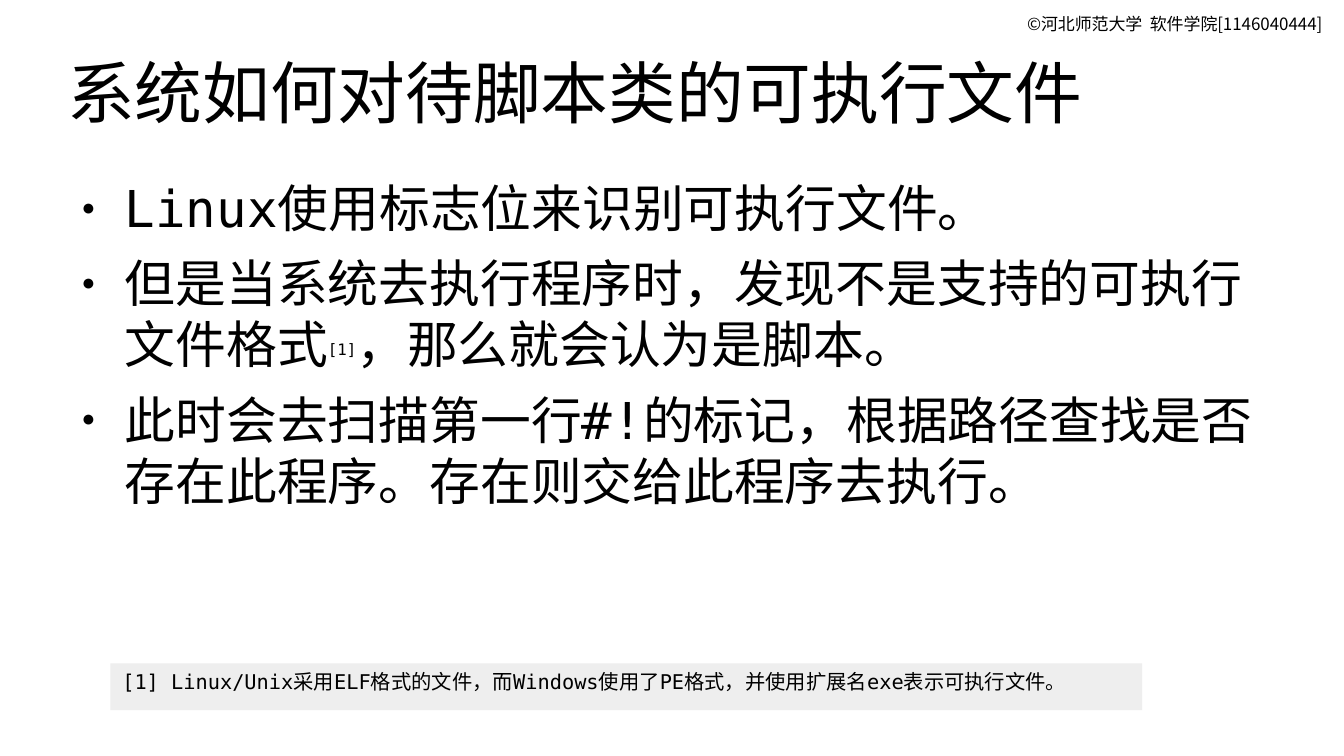
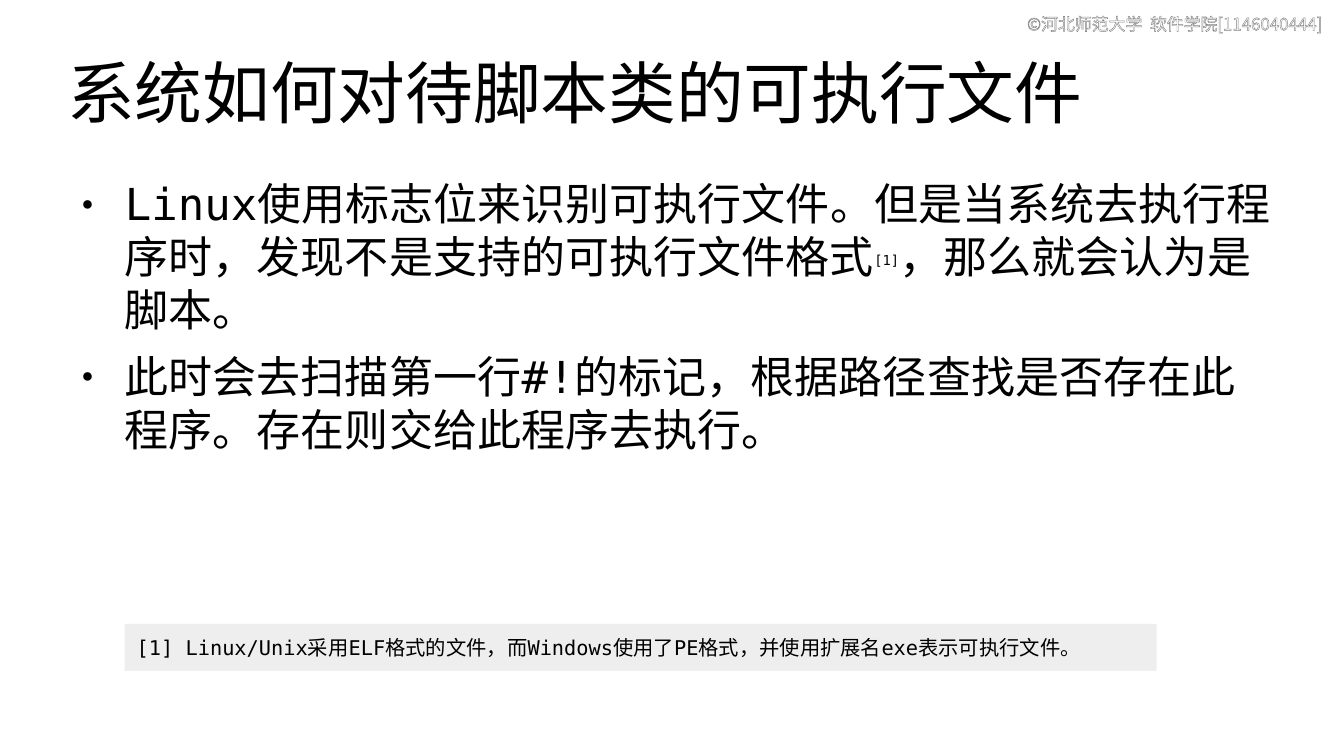
Before and after one commit to master-genius/linux-system, a slide deck: slide 8 of materials/slides/ch11-shell-script.odp (slide 7 before the commit). Drawn at 1344x756 pixels with LibreOffice and Linux fonts; fonts in the diff are those of the drawing. Boxes give left, top, right and bottom in pixels: in the first picture for what was removed or moved away, otherwise in the second. Text is boxed around its words. In the diff, an @@ line names an element or a change of style, - is before the commit and + after.

```diff
--- a/materials/slides/ch11-shell-script.odp
+++ b/materials/slides/ch11-shell-script.odp
@@ text "©河北师范大学 软件学院[1146040444]" at (x1=1027, y1=16, x2=1322, y2=34): text colour #000000 to #FFFFFF, letter outline none to #808080 0.75 pt @@
@@ text at (x1=125, y1=185, x2=1271, y2=330): text changed; size 30 to 26 pt @@
-● Linux使用标志位来识别可执行文件。
-● 但是当系统去执行程序时，发现不是支持的可执行文件格式[1]，那么就会认为是脚本。
+● Linux使用标志位来识别可执行文件。但是当系统去执行程序时，发现不是支持的可执行文件格式[1]，那么就会认为是脚本。
@@ text at (x1=125, y1=356, x2=1235, y2=450): size 30 to 26 pt in "此时会去扫描第一行#!的标记，根据路径查找是否存在此程序。存在则交给此程序去执行。" @@
@@ rectangle "[1] Linux/Unix采用ELF格式的文件，而Windows使用了PE格式，并使用扩展名exe表示可执行文件。" moved from (x1=111, y1=663, x2=1143, y2=711) to (x1=124, y1=624, x2=1156, y2=672) @@
@@ rectangle "[1] Linux/Unix采用ELF格式的文件，而Windows使用了PE格式，并使用扩展名exe表示可执行文件。" at (x1=124, y1=624, x2=1156, y2=672): vertical alignment top to middle @@
```
Also in this commit, not shown: 18 other slides changed, 16 slides added, 3 other files.
